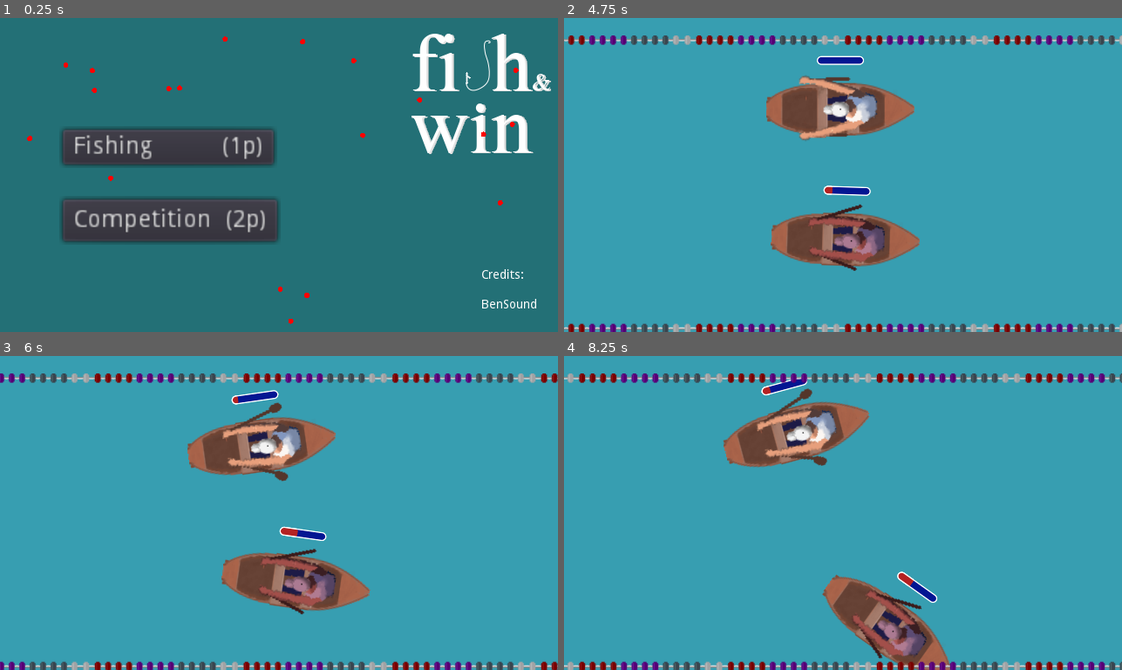
Above: before the commit, frames 1-4 (two rows, left to right).
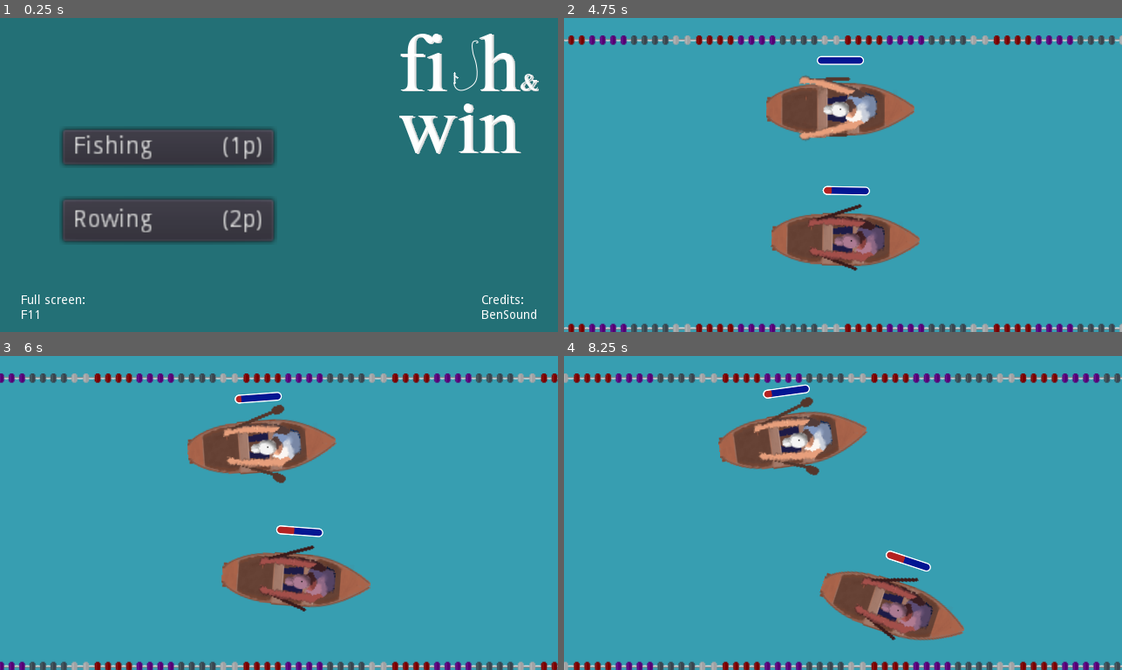
Above: after the commit, the same moments.

Repository: walissonCardoso/fish-and-win
Game: Godot game, scene res://Scenes/Menu.tscn
The game is run twice, just before and just after one commit, with the same random seed, the same clock (stepped at 60 frames per second) and the same inputs.
Inputs (mouse positions are in pixels of both pictures, inside the frame that each line leads up to):
- Up to frame 1 (0.25 s): no input
- Up to frame 2 (4.75 s): click "Competition (2p)" (after the commit: "Rowing (2p)") at 0.5 s; click "Ok" at 1.25 s; tap Enter (ui_accept) at 2, 2.27, 3.02, 4.52 s; move the mouse to (965, 159) at 2.02 s; hold Right (ui_right) 2.03-2.78 s; tap A (ui_left2) at 2.1, 3.8 s; tap D (ui_right2) at 2.3, 2.85, 4.55 s; move the mouse to (731, 190) at 2.77 s; hold Down (ui_down) 2.78-3.53 s; tap S (ui_down2, bound only after the commit) at 3.05, 3.6 s; move the mouse to (898, 105) at 3.52 s; hold Right (ui_right) from 3.53 s (still down); move the mouse to (815, 237) at 4.27 s; click (815, 237) at 4.35 s
- Up to frame 3 (6 s): move the mouse to (446, 560) at 5.02 s; release Right (ui_right) at 5.03 s; hold Left (ui_left) from 5.03 s (still down); tap A (ui_left2) at 5.1 s; tap Enter (ui_accept) at 5.27 s; tap S (ui_down2, bound only after the commit) at 5.3 s; tap F11 (fullscreen, bound only after the commit) at 5.65 s; move the mouse to (111, 465) at 5.77 s; tap D (ui_right2) at 5.85 s
- Up to frame 4 (8.25 s): tap Enter (ui_accept) at 6.02, 7.52 s; tap A (ui_left2) at 6.05, 7.35 s; move the mouse to (870, 513) at 6.52 s; release Left (ui_left) at 6.53 s; hold Down (ui_down) 6.53-7.28 s; tap S (ui_down2, bound only after the commit) at 6.6, 7.55 s; tap D (ui_right2) at 6.8, 8.1 s; move the mouse to (759, 434) at 7.27 s; hold Right (ui_right) from 7.28 s (still down); move the mouse to (965, 497) at 8.02 s

The runs differ from the first frame. In frame 1, 6.4% of the frame differs, in the area x 3-99%, y 5-98%; in frame 2, 0.3%; in frame 3, 3.5%; in frame 4, 13%, in the area x 0-100%, y 5-100%.

Commit message:
Version 1.0
The game is done. This is the code version for the game in gamejolt.com

Diff:
--- a/Scenes/Menu.tscn
+++ b/Scenes/Menu.tscn
@@ -8,7 +8,7 @@
 script = ExtResource( 1 )
 
 [node name="background" type="ColorRect" parent="."]
-margin_right = 648.0
+margin_right = 640.0
 margin_bottom = 360.0
 color = Color( 0.0352941, 0.537255, 0.572549, 0.6 )
 __meta__ = {
@@ -16,7 +16,7 @@
 }
 
 [node name="logo" type="Sprite" parent="."]
-position = Vector2( 552, 80 )
+position = Vector2( 538, 80 )
 texture = ExtResource( 2 )
 
 [node name="FishSchool" parent="." instance=ExtResource( 3 )]
@@ -38,22 +38,32 @@
 [node name="competition" type="Button" parent="."]
 margin_left = 72.0
 margin_top = 208.0
-margin_right = 195.0
+margin_right = 193.0
 margin_bottom = 232.0
 rect_scale = Vector2( 2, 2 )
-text = "Competition  (2p)"
+text = "Rowing          (2p)"
 __meta__ = {
 "_edit_use_anchors_": false
 }
 
-[node name="Label" type="Label" parent="."]
+[node name="credits" type="Label" parent="."]
 margin_left = 552.0
-margin_top = 288.0
+margin_top = 317.0
 margin_right = 616.0
-margin_bottom = 336.0
+margin_bottom = 365.0
 text = "Credits:
+BenSound"
+__meta__ = {
+"_edit_use_anchors_": false
+}
 
-BenSound"
+[node name="credits2" type="Label" parent="."]
+margin_left = 24.0
+margin_top = 317.0
+margin_right = 125.0
+margin_bottom = 365.0
+text = "Full screen:
+F11"
 __meta__ = {
 "_edit_use_anchors_": false
 }
--- a/Scripts/Fish.gd
+++ b/Scripts/Fish.gd
@@ -10,7 +10,7 @@
 # Although the game is 2D, we will simulate z axis
 var velocity = Vector3.ZERO
 var location = Vector3.ZERO
-var breathing_factor = 0.005
+var breathing_factor = 0.006
 # Best position on PSO algorithm
 var best_position = Vector3.ZERO
 # Controls if this fish was never caught
--- a/Scripts/FishSchool.gd
+++ b/Scripts/FishSchool.gd
@@ -36,7 +36,8 @@
 		food(i)
 
 func _process(delta):
-	update()
+	#update()
+
 	# Reduce food amount
 	food_decay(delta)
 
@@ -101,6 +102,6 @@
 	return Vector3.ZERO + vector
 
 # Uncomment below to see food sources and add "update()" to _process()
-func _draw():
-	for pos in food_position:
-		draw_circle(Vector2(pos[0], pos[1]), 3, Color(1,0,0))
+#func _draw():
+#	for pos in food_position:
+#		draw_circle(Vector2(pos[0], pos[1]), 3, Color(1,0,0))
--- a/Scripts/FishingGame.gd
+++ b/Scripts/FishingGame.gd
@@ -52,16 +52,19 @@
 func game_over():
 	# Display resutl according to time taken by the player
 	$HUD/gameOver.rect_position = $Player.position - Vector2(120, 120)
-	if elipsed_time < 30:
+	if elipsed_time < 80:
+		# I don't know if it's actually possible to reach fishing god
 		$HUD/gameOver/result.set_text("Result: fishing god")
-	elif elipsed_time < 60:
+	elif elipsed_time < 105:
 		$HUD/gameOver/result.set_text("Result: fishing master")
-	elif elipsed_time < 120:
+	elif elipsed_time < 125:
 		$HUD/gameOver/result.set_text("Result: fishing pro")
 	elif elipsed_time < 180:
 		$HUD/gameOver/result.set_text("Result: good fisherman")
+	elif elipsed_time < 260:
+		$HUD/gameOver/result.set_text("Result: need to improve")
 	else:
-		$HUD/gameOver/result.set_text("Result: need to improve")
+		$HUD/gameOver/result.set_text("Result: rookie")
 
 	# Display time and pause everything else.
 	# Game over menu won't pause
--- a/Scripts/Menu.gd
+++ b/Scripts/Menu.gd
@@ -1,8 +1,11 @@
 extends Node2D
+
+func _input(_event):
+	if Input.is_action_just_pressed("fullscreen"):
+		OS.window_fullscreen = !OS.window_fullscreen
 
 func _on_fishing_pressed():
 	var _r = get_tree().change_scene("res://Scenes/FishingGame.tscn")
 
-
 func _on_competition_pressed():
 	var _r = get_tree().change_scene("res://Scenes/RowingGame.tscn")
--- a/Scripts/Player.gd
+++ b/Scripts/Player.gd
@@ -39,15 +39,24 @@
 
 	if Input.is_action_just_pressed("place_bait") and mode == "fisher":
 		positionate_bait()
-	elif Input.is_action_just_pressed("ui_down") and $standing.visible and mode == "fisher":
+	elif ((Input.is_action_just_pressed("ui_down") and $standing.visible and mode == "fisher")) or\
+		 ((Input.is_action_just_pressed("ui_down2") and $standing.visible and mode == "fisher")):
 		try_to_fish()
 	else:
 		# Read user input and update speed
 		# No impulsion a priori
 		var impulsion = Vector2.ZERO
 
-		var left = Input.is_action_just_pressed("ui_left")
-		var right = Input.is_action_just_pressed("ui_right")
+		# Check right and left commands.
+		var left = false
+		var right = false
+		if player_number == 1:
+			left = Input.is_action_just_pressed("ui_left")
+			right = Input.is_action_just_pressed("ui_right")
+			# If mode is 'fisher' we allow control on both parts of the keyboard
+			if mode == 'fisher':
+				left = left or Input.is_action_just_pressed("ui_left2")
+				right = right or Input.is_action_just_pressed("ui_right2")
 		if player_number == 2:
 			left = Input.is_action_just_pressed("ui_left2")
 			right = Input.is_action_just_pressed("ui_right2")
@@ -179,6 +188,7 @@
 	$rowing.frame = 0
 	# Reduces stearing
 	front_space = 70
+	steering_angle = 0.26 # 15º
 	if player == 2:
 		$rowing.modulate = Color(0.7, 0.5, 0.6)
 	# Assim mode and player number
--- a/Scripts/RowingGame.gd
+++ b/Scripts/RowingGame.gd
@@ -101,10 +101,6 @@
 	var winner_str = 'Player ' + str(winner)
 	var panel_size = $singleScreen/Viewport/gameOver.rect_size.x
 
-	# x coordinate of the players
-	var x1 = $singleScreen/Viewport/raceTrack/Player1.position.x
-	var x2 = $singleScreen/Viewport/raceTrack/Player2.position.x
-
 	# gameOver panel appears in the center of the main camera
 	$singleScreen/Viewport/gameOver.rect_position.x = main_camera.position.x - panel_size / 2
 
--- a/project.godot
+++ b/project.godot
@@ -40,6 +40,12 @@
 , Object(InputEventJoypadButton,"resource_local_to_scene":false,"resource_name":"","device":1,"button_index":15,"pressure":0.0,"pressed":false,"script":null)
  ]
 }
+ui_down2={
+"deadzone": 0.5,
+"events": [ Object(InputEventKey,"resource_local_to_scene":false,"resource_name":"","device":0,"alt":false,"shift":false,"control":false,"meta":false,"command":false,"pressed":false,"scancode":83,"unicode":0,"echo":false,"script":null)
+, Object(InputEventJoypadButton,"resource_local_to_scene":false,"resource_name":"","device":1,"button_index":13,"pressure":0.0,"pressed":false,"script":null)
+ ]
+}
 place_bait={
 "deadzone": 0.5,
 "events": [ Object(InputEventMouseButton,"resource_local_to_scene":false,"resource_name":"","device":0,"alt":false,"shi …(212 unchanged characters)…
@@ -50,6 +56,11 @@
 "events": [ Object(InputEventMouseButton,"resource_local_to_scene":false,"resource_name":"","device":0,"alt":false,"shi …(212 unchanged characters)…
  ]
 }
+fullscreen={
+"deadzone": 0.5,
+"events": [ Object(InputEventKey,"resource_local_to_scene":false,"resource_name":"","device":0,"alt":false,"shift":false,"control":false,"meta":false,"command":false,"pressed":false,"scancode":16777254,"unicode":0,"echo":false,"script":null)
+ ]
+}
 
 [rendering]
 
Not shown, added: export_presets.cfg
